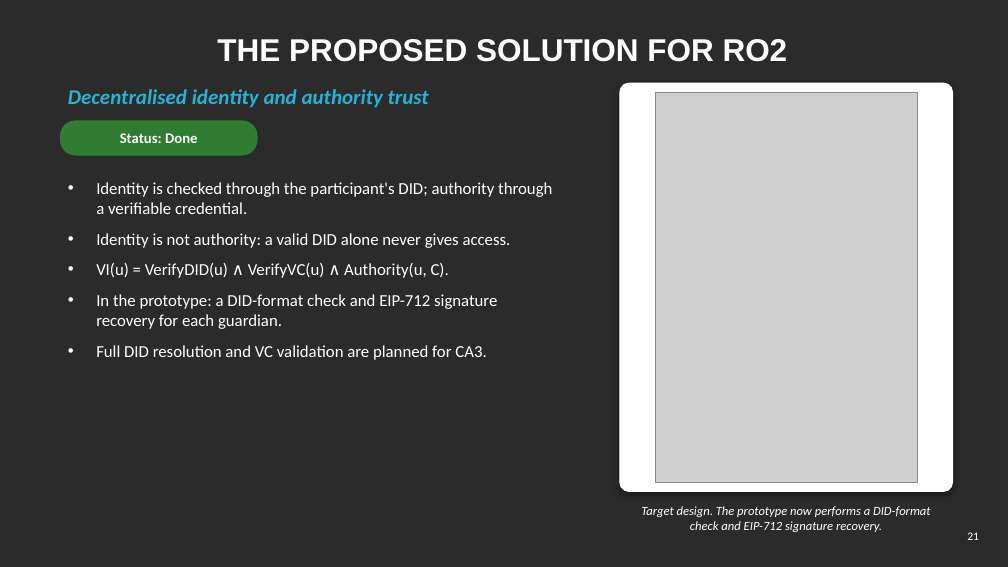
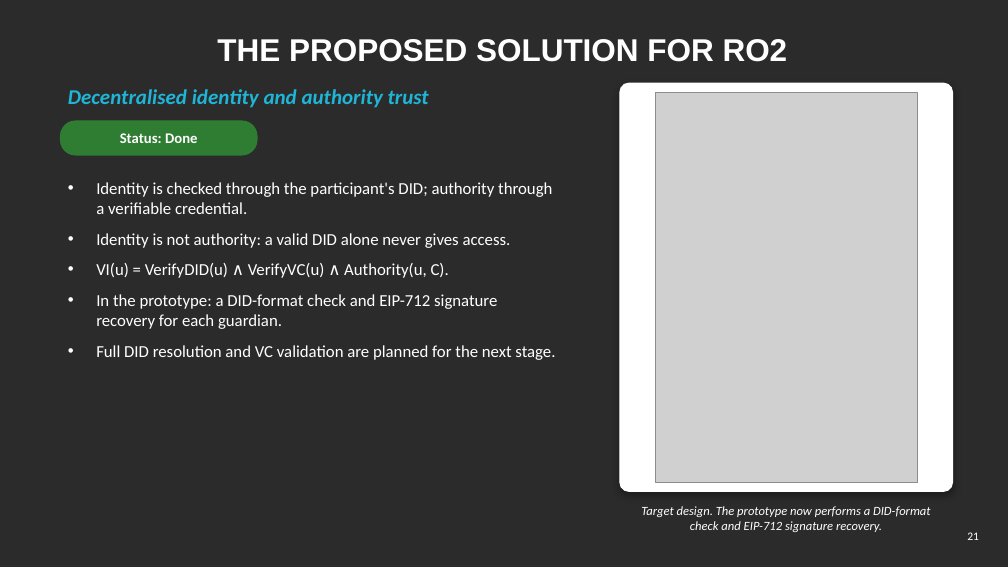
Before and after one commit to yasir12345678900/HealthRWA-Sepolia-Personal-try, a slide deck: slide 21 of docs/Yasir_CA2_Reassessment_Slides.pptx. Drawn at 1008x567 pixels with LibreOffice and Linux fonts; fonts in the diff are those of the drawing; grey boxes stand for pictures; background and template pictures are left out; a plain dark background stands for a picture behind light text. Boxes give left, top, right and bottom in pixels: in the first picture for what was removed or moved away, otherwise in the second. Text is boxed around its words. In the diff, an @@ line names an element or a change of style, - is before the commit and + after.

```diff
--- a/docs/Yasir_CA2_Reassessment_Slides.pptx
+++ b/docs/Yasir_CA2_Reassessment_Slides.pptx
@@ text at (x1=96, y1=345, x2=555, y2=360): text changed @@
-• Full DID resolution and VC validation are planned for CA3.
+• Full DID resolution and VC validation are planned for the next stage.
```
Also in this commit, not shown: 4 other slides changed.
